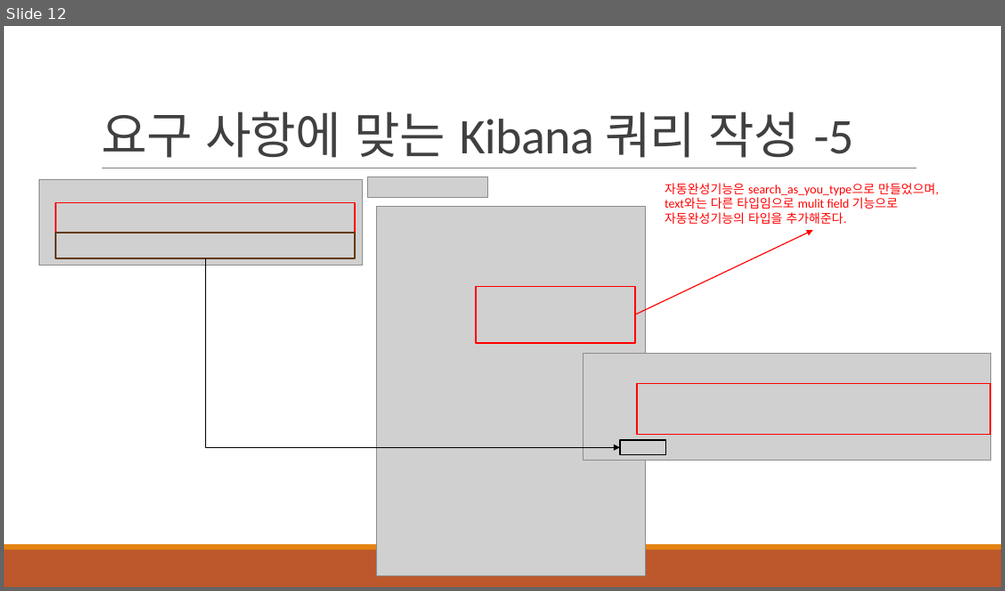
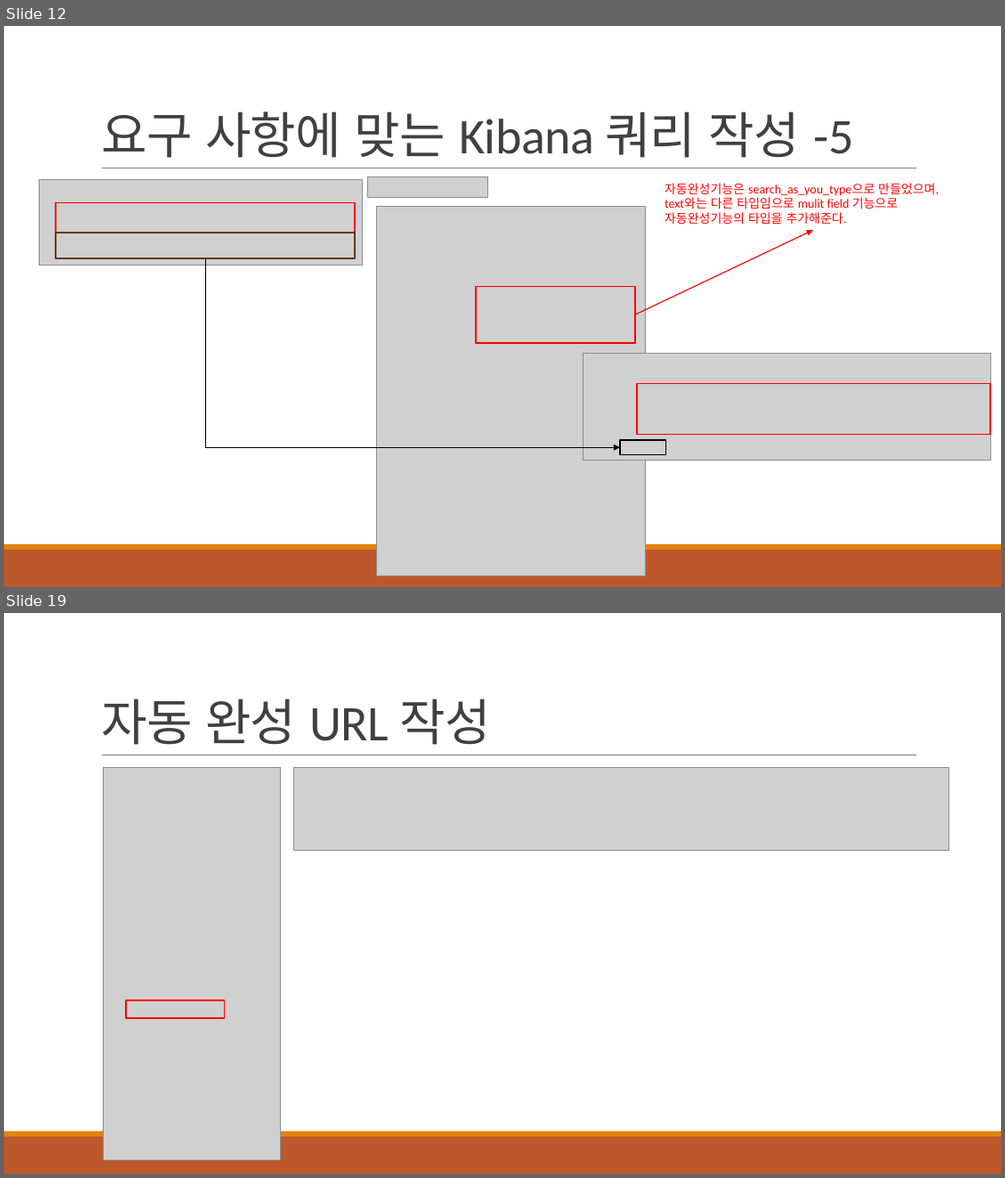
Before and after one commit to khb3025/study-elasticsearch, a slide deck: ppt/7.SpringBoot - ElasticSearch 도입.pptx. Shown one above the other, each under a label of ours: slide 12 before the commit, slides 12 and 19 after it; the slides between them are not shown. The pictures are 1005x591 and 1005x1178 pixels, drawn with LibreOffice and Linux fonts; fonts in the diff are those of the drawing; grey boxes stand for pictures. Boxes give left, top, right and bottom in pixels: in the first picture for what was removed or moved away, otherwise in the second. Text is boxed around its words. In the diff, an @@ line names an element or a change of style, - is before the commit and + after.

Commit message:
feat : ElasticSearch 자동완성 기능 API 작성

```diff
--- a/ppt/7.SpringBoot - ElasticSearch 도입.pptx
+++ b/ppt/7.SpringBoot - ElasticSearch 도입.pptx
@@ slide 19 added at [4, 613, 1001, 1174], background #FFFFFF; not listed: 3 template elements that a slide beside it also shows @@
@@ title added at [101, 698, 490, 745], 48 pt, text #404040 @@
+자동 완성 URL 작성
@@ picture added at [104, 767, 280, 1159] @@
@@ picture added at [293, 767, 948, 850] @@
@@ rectangle added at [126, 1000, 224, 1018], outline #FF0000 1.25 pt @@
```
Also in this commit, not shown: 7 other slides added, 6 other files.
